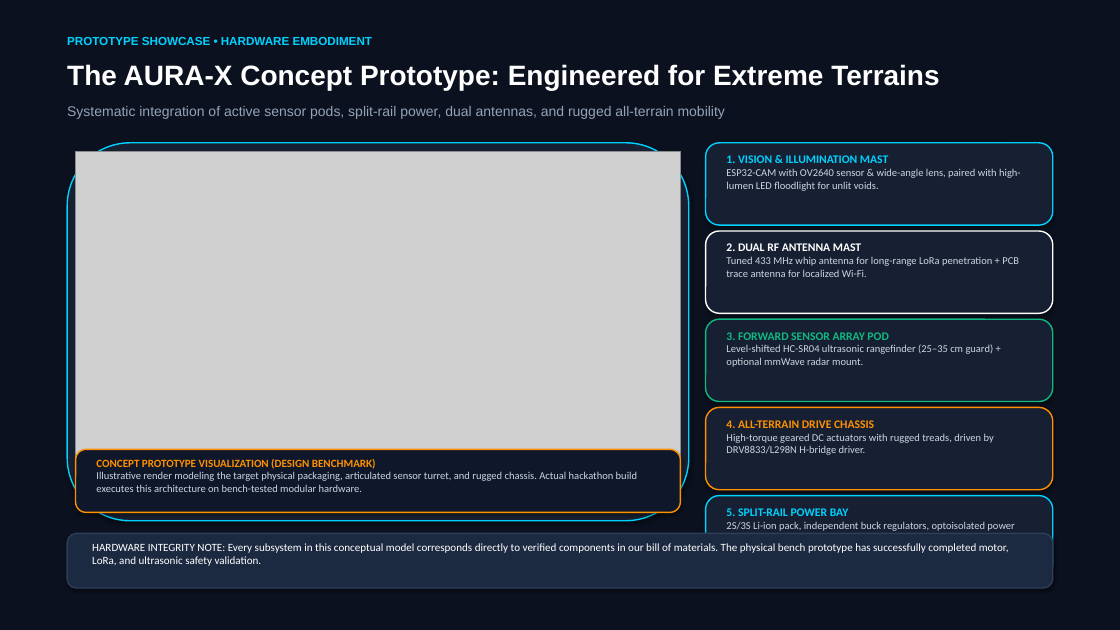
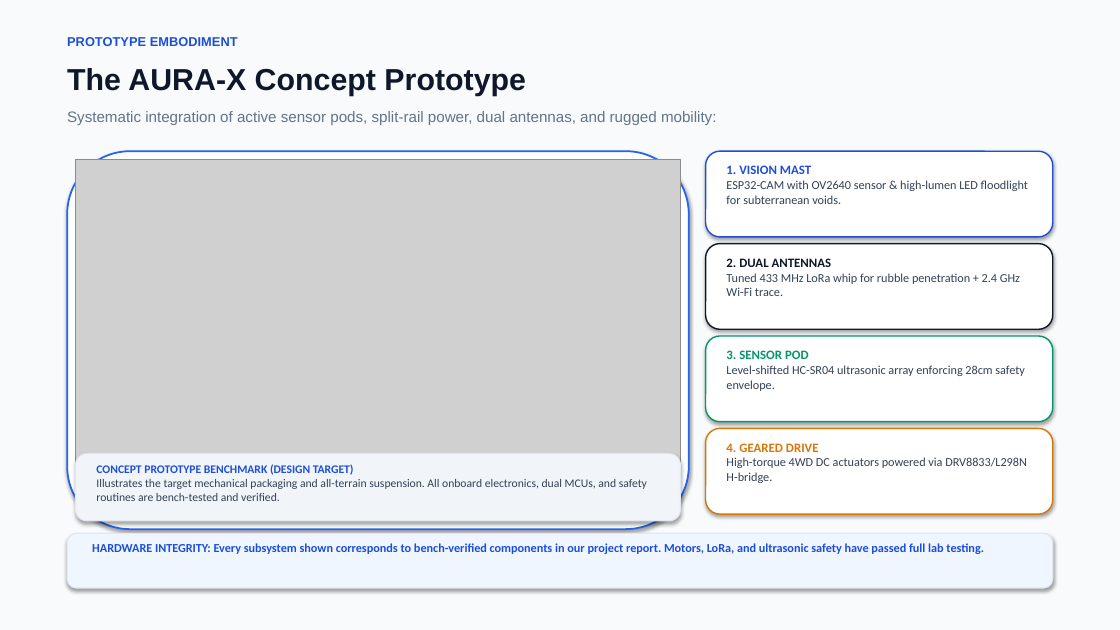
Before and after one commit to nishitapatil7/sangola-ppt, a slide deck: slide 7 of AURA_X_Winning_Hackathon_Pitch_Deck.pptx. Drawn at 1120x630 pixels with LibreOffice and Linux fonts; fonts in the diff are those of the drawing; grey boxes stand for pictures. Boxes give left, top, right and bottom in pixels: in the first picture for what was removed or moved away, otherwise in the second. Text is boxed around its words. In the diff, an @@ line names an element or a change of style, - is before the commit and + after.

Commit message:
Update PPT to high-impact light mode: concise copy, large fonts, team members added, and cost slide removed

```diff
--- a/AURA_X_Winning_Hackathon_Pitch_Deck.pptx
+++ b/AURA_X_Winning_Hackathon_Pitch_Deck.pptx
@@ rectangle at (x1=0, y1=0, x2=1120, y2=630): fill #0B111E to #F8FAFC @@
@@ text at (x1=67, y1=37, x2=238, y2=46): text changed; size 10 to 11 pt; text colour #00D2FF to #1D4ED8 @@
-PROTOTYPE SHOWCASE • HARDWARE EMBODIMENT
+PROTOTYPE EMBODIMENT
@@ text at (x1=67, y1=68, x2=526, y2=96): text changed; size 24 to 26 pt; text colour #FFFFFF to #0F172A @@
-The AURA-X Concept Prototype: Engineered for Extreme Terrains
+The AURA-X Concept Prototype
@@ text at (x1=67, y1=111, x2=716, y2=125): text changed; size 12 to 13 pt; text colour #94A3B8 to #64748B @@
-Systematic integration of active sensor pods, split-rail power, dual antennas, and rugged all-terrain mobility
+Systematic integration of active sensor pods, split-rail power, dual antennas, and rugged mobility:
@@ rounded rectangle moved from (x1=67, y1=143, x2=689, y2=521) to (x1=67, y1=151, x2=689, y2=529) @@
@@ rounded rectangle at (x1=67, y1=151, x2=689, y2=529): fill #162032 to #FFFFFF; outline #00D2FF 1.2 pt to #2563EB 1.5 pt @@
@@ picture moved from (x1=76, y1=151, x2=681, y2=492) to (x1=76, y1=160, x2=681, y2=500) @@
@@ rounded rectangle resized from (x1=706, y1=143, x2=1053, y2=225) to (x1=706, y1=151, x2=1053, y2=237) @@
@@ rounded rectangle at (x1=706, y1=151, x2=1053, y2=237): fill #162032 to #FFFFFF; outline #00D2FF 1.2 pt to #1D4ED8 1.2 pt @@
@@ text at (x1=726, y1=165, x2=1028, y2=204): text changed; size 9 to 10.5 pt; text colour #CBD5E1 to #334155 @@
-1. VISION & ILLUMINATION MAST
-ESP32-CAM with OV2640 sensor & wide-angle lens, paired with high-lumen LED floodlight for unlit voids.
+1. VISION MAST
+ESP32-CAM with OV2640 sensor & high-lumen LED floodlight for subterranean voids.
@@ rounded rectangle moved from (x1=706, y1=231, x2=1053, y2=313) to (x1=706, y1=244, x2=1053, y2=329) @@
@@ rounded rectangle at (x1=706, y1=244, x2=1053, y2=329): fill #162032 to #FFFFFF; outline #FFFFFF 1.2 pt to #0F172A 1.2 pt @@
@@ text at (x1=726, y1=258, x2=1020, y2=296): text changed; size 9 to 10.5 pt; text colour #CBD5E1 to #334155 @@
-2. DUAL RF ANTENNA MAST
-Tuned 433 MHz whip antenna for long-range LoRa penetration + PCB trace antenna for localized Wi-Fi.
+2. DUAL ANTENNAS
+Tuned 433 MHz LoRa whip for rubble penetration + 2.4 GHz Wi-Fi trace.
@@ rounded rectangle moved from (x1=706, y1=319, x2=1053, y2=402) to (x1=706, y1=336, x2=1053, y2=422) @@
@@ rounded rectangle at (x1=706, y1=336, x2=1053, y2=422): fill #162032 to #FFFFFF; outline #10B981 1.2 pt to #059669 1.2 pt @@
@@ text at (x1=726, y1=350, x2=1025, y2=391): text changed; size 9 to 10.5 pt; text colour #CBD5E1 to #334155 @@
-3. FORWARD SENSOR ARRAY POD
-Level-shifted HC-SR04 ultrasonic rangefinder (25–35 cm guard) + optional mmWave radar mount.
+3. SENSOR POD
+Level-shifted HC-SR04 ultrasonic array enforcing 28cm safety envelope.
@@ rounded rectangle moved from (x1=706, y1=408, x2=1053, y2=490) to (x1=706, y1=429, x2=1053, y2=514) @@
@@ rounded rectangle at (x1=706, y1=429, x2=1053, y2=514): fill #162032 to #FFFFFF; outline #FF9100 1.2 pt to #D97706 1.2 pt @@
@@ text at (x1=726, y1=443, x2=1027, y2=483): text changed; size 9 to 10.5 pt; text colour #CBD5E1 to #334155 @@
-4. ALL-TERRAIN DRIVE CHASSIS
-High-torque geared DC actuators with rugged treads, driven by DRV8833/L298N H-bridge driver.
+4. GEARED DRIVE
+High-torque 4WD DC actuators powered via DRV8833/L298N H-bridge.
@@ rounded rectangle resized from (x1=76, y1=450, x2=681, y2=513) to (x1=76, y1=454, x2=681, y2=521) @@
@@ rounded rectangle at (x1=76, y1=454, x2=681, y2=521): fill #0F172A to #F1F5F9; outline #FF9100 1.2 pt to #E2E8F0 1 pt @@
@@ text at (x1=96, y1=464, x2=647, y2=501): text changed; size 9 to 10 pt; text colour #CBD5E1 to #334155 @@
-CONCEPT PROTOTYPE VISUALIZATION (DESIGN BENCHMARK)
-Illustrative render modeling the target physical packaging, articulated sensor turret, and rugged chassis. Actual hackathon build executes this architecture on bench-tested modular hardware.
+CONCEPT PROTOTYPE BENCHMARK (DESIGN TARGET)
+Illustrates the target mechanical packaging and all-terrain suspension. All onboard electronics, dual MCUs, and safety routines are bench-tested and verified.
@@ rounded rectangle removed at (x1=706, y1=496, x2=1053, y2=578) @@
@@ text removed at (x1=726, y1=508, x2=1014, y2=545) @@
-5. SPLIT-RAIL POWER BAY
-2S/3S Li-ion pack, independent buck regulators, optoisolated power switch, and hardware E-Stop.
@@ rounded rectangle at (x1=67, y1=534, x2=1053, y2=588): fill #1C2A41 to #EFF6FF; outline #2D3E5A 1.2 pt to #E2E8F0 1 pt @@
@@ text at (x1=92, y1=543, x2=984, y2=554): text changed; size 9.5 to 10.5 pt; text colour #FFFFFF to #1D4ED8; bold on @@
-HARDWARE INTEGRITY NOTE: Every subsystem in this conceptual model corresponds directly to verified components in our bill of materials. The physical bench prototype has successfully completed motor, LoRa, and ultrasonic safety validation.
+HARDWARE INTEGRITY: Every subsystem shown corresponds to bench-verified components in our project report. Motors, LoRa, and ultrasonic safety have passed full lab testing.
```
Also in this commit, not shown: 7 other slides changed, 4 slides added, 6 slides removed, 2 other files.
